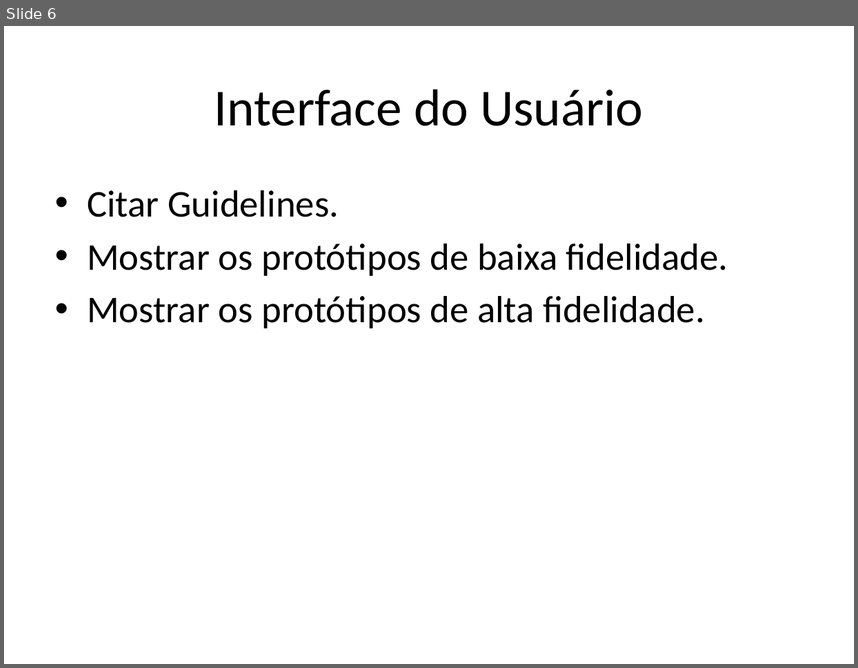
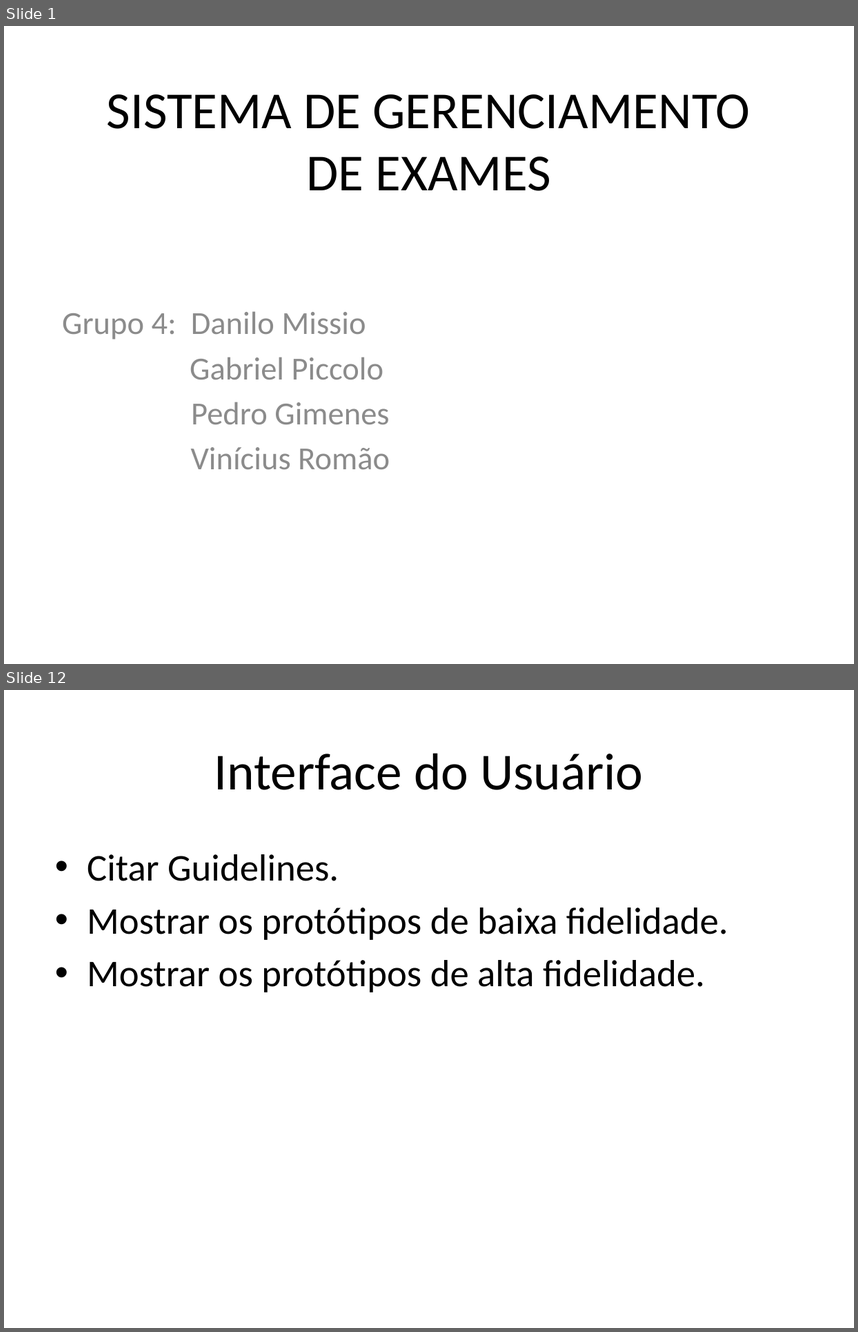
Before and after one commit to kokmz/TCCHUE, a slide deck: documentacao/G4_Apresentacao2sem2014_Final.pptx. Shown one above the other, each under a label of ours: slide 6 before the commit, slides 1 and 12 after it; the slides between them are not shown. The pictures are 858x668 and 858x1332 pixels, drawn with LibreOffice and Linux fonts; fonts in the diff are those of the drawing; background and template pictures are left out. Boxes give left, top, right and bottom in pixels: in the first picture for what was removed or moved away, otherwise in the second. Text is boxed around its words. In the diff, an @@ line names an element or a change of style, - is before the commit and + after.

```diff
--- a/documentacao/G4_Apresentacao2sem2014_Final.pptx
+++ b/documentacao/G4_Apresentacao2sem2014_Final.pptx
@@ slide 1 added at box(4, 26, 854, 664), background picture (left out) @@
@@ title added at box(107, 94, 751, 191), 44 pt, text #000000 @@
+SISTEMA DE GERENCIAMENTO DE EXAMES
@@ subtitle added at box(62, 311, 390, 469), 27.2 pt, text #8C8C8C @@
+Grupo 4: Danilo Missio
+Gabriel Piccolo
+Pedro Gimenes
+Vinícius Romão
@@ what was slide 6 is now slide 12 @@
```
Also in this commit, not shown: 3 slides changed, 12 other slides added, 5 slides removed.
